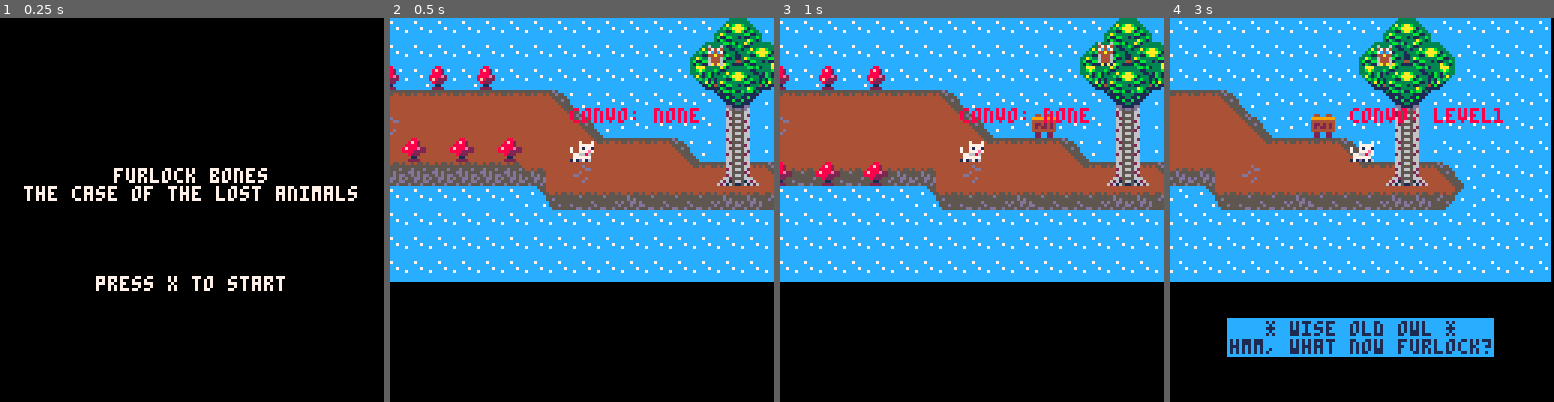
Above: before the commit, frames 1-4 (left to right).
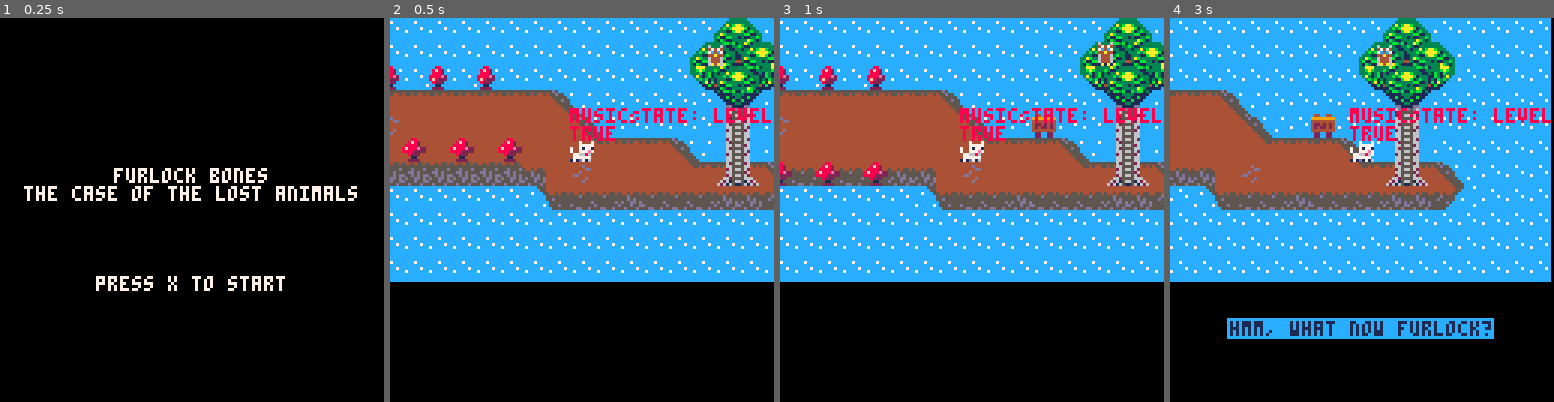
Above: after the commit, the same moments.

Repository: Mackeriah/FurlockBones-game
Game: PICO-8 cartridge furlock bones.p8
Same seed, same stepped clock (60 frames per second), same inputs: the game is played once before the commit and once after it.
Inputs:
- Up to frame 1 (0.25 s): no input
- Up to frame 2 (0.5 s): tap X (X key) at 0.33 s
- Up to frame 3 (1 s): tap O (Z key) at 0.7 s
- Up to frame 4 (3 s): tap X (X key) at 1.07, 1.85, 2.97 s; hold Right 1.6-2.1 s; tap O (Z key) every 0.4 s from 1.7 to 2.9 s; hold Up 2.15-2.42 s; hold Right from 2.47 s (still down)

Frame 1 is identical in both runs. In frame 2, 1.0% of the frame differs, in the area x 46-100%, y 23-33%; in frame 3, 1.0%; in frame 4, 5.1%, in the area x 14-100%, y 23-89%.

Commit message:
different music on menu

Diff:
--- a/furlock bones.p8
+++ b/furlock bones.p8
@@ -32,17 +32,18 @@
 	notNowBrian = false
 	current_map_maximum_x = 624
 	current_map_maximum_y = 248
-	track_1start=0
-	track_2start=11
-	playing = 'start'
-end
-
+	track_1start = 0 -- this indicates the point in the music the track starts
+	track_2start = 11
+	musicState = 'start' -- used for music, seems bizarely complex!
+end
+
+-- map compress related, try to add to function or init
 _n = nil _={}
 _[0] = false
 _[1] = true
 
-
 function _update60()
+	musicControl()
 	if activeGame == true  then
 		--toggle_debug_mode()
 		animate_player()
@@ -51,7 +52,6 @@
 		camera_follow_player() -- MUST be after move_player
 		conversation_system()
 		move_brian()
-		musicControl()
 		doMapStuff()
 	else -- if still on menu then start game
 		if (btnp(❎)) then activeGame = true end
@@ -67,7 +67,8 @@
 		if text.active == true then draw_conversation()	end -- draw player conversations when required
 	end
 	-- if (debug_mode == true) then
-	print("convo: "..conversation_state,player.x,player.y-10,8)
+	print("musicState: "..musicState,player.x,player.y-10,8)
+	print(activeGame)
 	--print("anim_time: "..anim_time)
 	--print(player.velocity_x)
 	--print("char: "..text.character,player.x,player.y-10,8)
@@ -486,7 +489,7 @@
 
 	-- OWL
 	elseif conversation_state == "level1" and text.character == "owl" then
-		new_conversation({"* wise old owl *","hmm, what now furlock?"})
+		new_conversation({"hmm, what now furlock?"})
 		if (btnp(❎)) then
 			conversation_state = "level2"
 		end
@@ -585,13 +588,13 @@
 -->8
 -- back of house functions
 
--- function toggle_debug_mode()
--- 	if (btnp(🅾️)) and (debug_mode == false) then
--- 		debug_mode = true
--- 	elseif (btnp(🅾️)) and (debug_mode == true) then
--- 	  	debug_mode = false
--- 	end
--- end
+function toggle_debug_mode()
+	if (btnp(🅾️)) and (debug_mode == false) then
+		debug_mode = true
+	elseif (btnp(🅾️)) and (debug_mode == true) then
+	  	debug_mode = false
+	end
+end
 
 function log(text,overwrite) -- external logging file
 		printh(text, "log", overwrite)
@@ -675,15 +678,13 @@
 
 -- music function
 function musicControl()
-	if playing == 'start' then
-		if (activeGame == false) then
-			music(track_1start,0,120)
-			playing = 'menu'
-		end
-	-- elseif playing == 'menu' and (activeGame == true)  then
-	-- 	music(track_2start,0,120)
-	-- 	playing = 'level1'
-	-- end
+	if (activeGame == false) and musicState != 'menu' then
+			music(track_2start,0,120)
+			musicState = 'menu'
+	end
+	if activeGame == true and musicState != 'level1' then
+		music(track_1start,0,120)
+		musicState = 'level1'
 	end
 end
 
